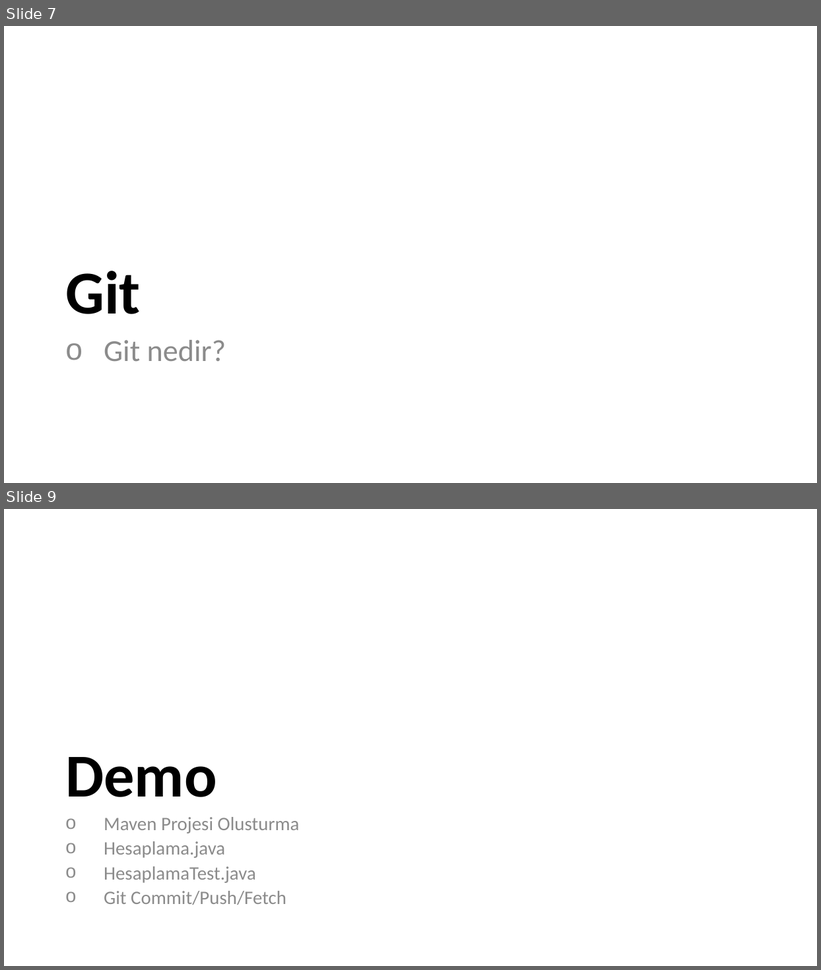
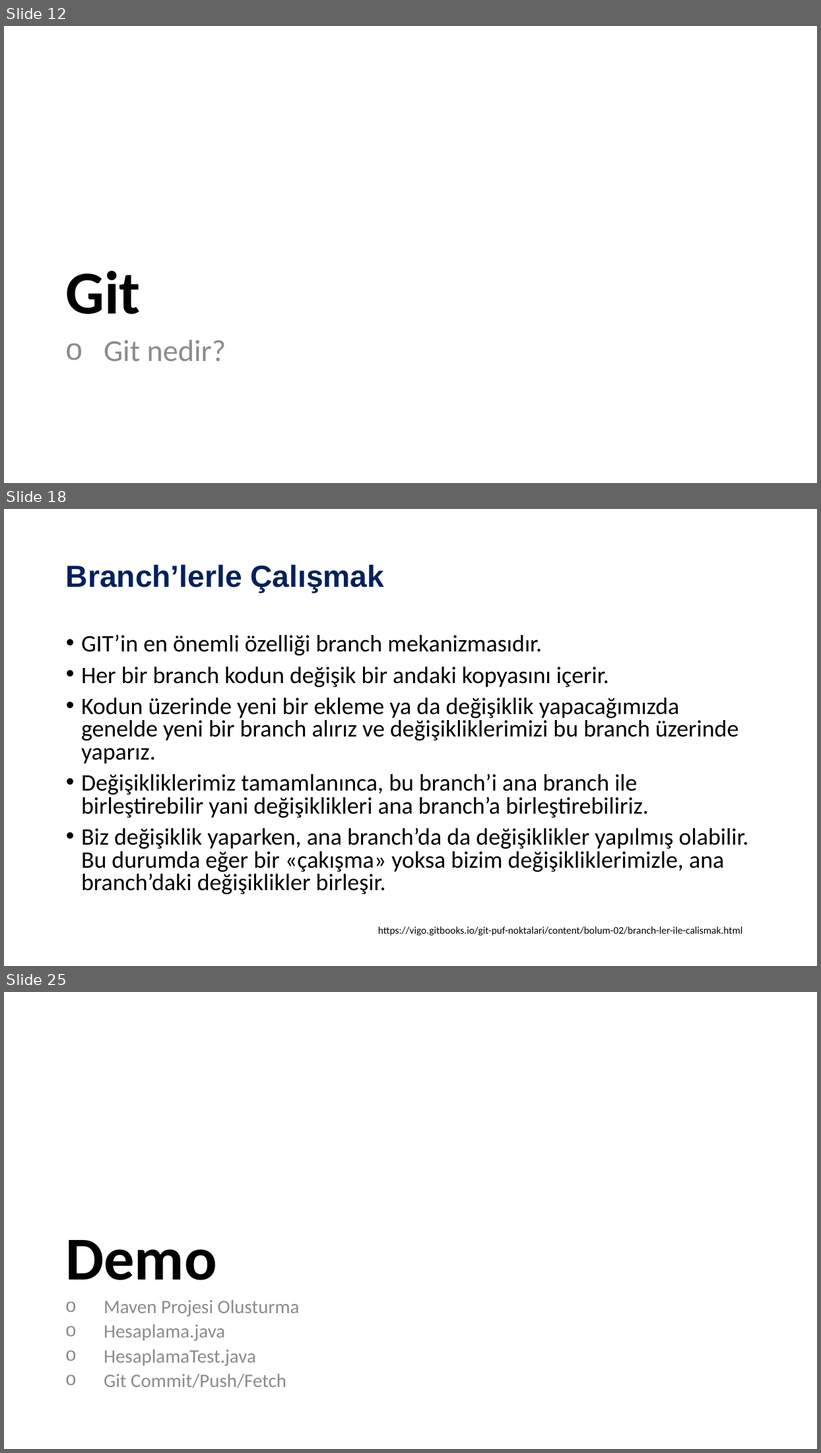
Before and after one commit to ozkansari/MyCourses, a slide deck: SoftwareDevEnvAndTools_2017Autumn/_docs/4_Ders_Sunum.pptx. Shown one above the other, each under a label of ours: slides 7 and 9 before the commit, slides 12, 18 and 25 after it; the slides between them are not shown. The pictures are 821x970 and 821x1453 pixels, drawn with LibreOffice and Linux fonts; fonts in the diff are those of the drawing. Boxes give left, top, right and bottom in pixels: in the first picture for what was removed or moved away, otherwise in the second. Text is boxed around its words. In the diff, an @@ line names an element or a change of style, - is before the commit and + after.

```diff
--- a/SoftwareDevEnvAndTools_2017Autumn/_docs/4_Ders_Sunum.pptx
+++ b/SoftwareDevEnvAndTools_2017Autumn/_docs/4_Ders_Sunum.pptx
@@ slide 18 added at (x1=4, y1=509, x2=817, y2=966), background #FFFFFF @@
@@ title added at (x1=66, y1=564, x2=385, y2=593), 36 pt, text #002060, bold @@
+Branch’lerle Çalışmak
@@ text added at (x1=81, y1=635, x2=749, y2=894), 28 pt, text #000000 @@
+• GIT’in en önemli özelliği branch mekanizmasıdır.
+• Her bir branch kodun değişik bir andaki kopyasını içerir.
+• Kodun üzerinde yeni bir ekleme ya da değişiklik yapacağımızda genelde yeni bir branch alırız ve değişikliklerimizi bu branch üzerinde yaparız.
+• Değişikliklerimiz tamamlanınca, bu branch’i ana branch ile birleştirebilir yani değişiklikleri ana branch’a birleştirebiliriz.
+• Biz değişiklik yaparken, ana branch’da da değişiklikler yapılmış olabilir. Bu durumda eğer bir «çakışma» yoksa bizim değişikliklerimizle, ana branch’daki değişiklikler birleşir.
@@ text added at (x1=378, y1=927, x2=743, y2=936), 12 pt, text #000000 @@
+https://vigo.gitbooks.io/git-puf-noktalari/content/bolum-02/branch-ler-ile-calismak.html
@@ what was slide 7 is now slide 12 @@
@@ what was slide 9 is now slide 25 @@
```
Also in this commit, not shown: 4 slides changed, 15 other slides added, 3 other files.
